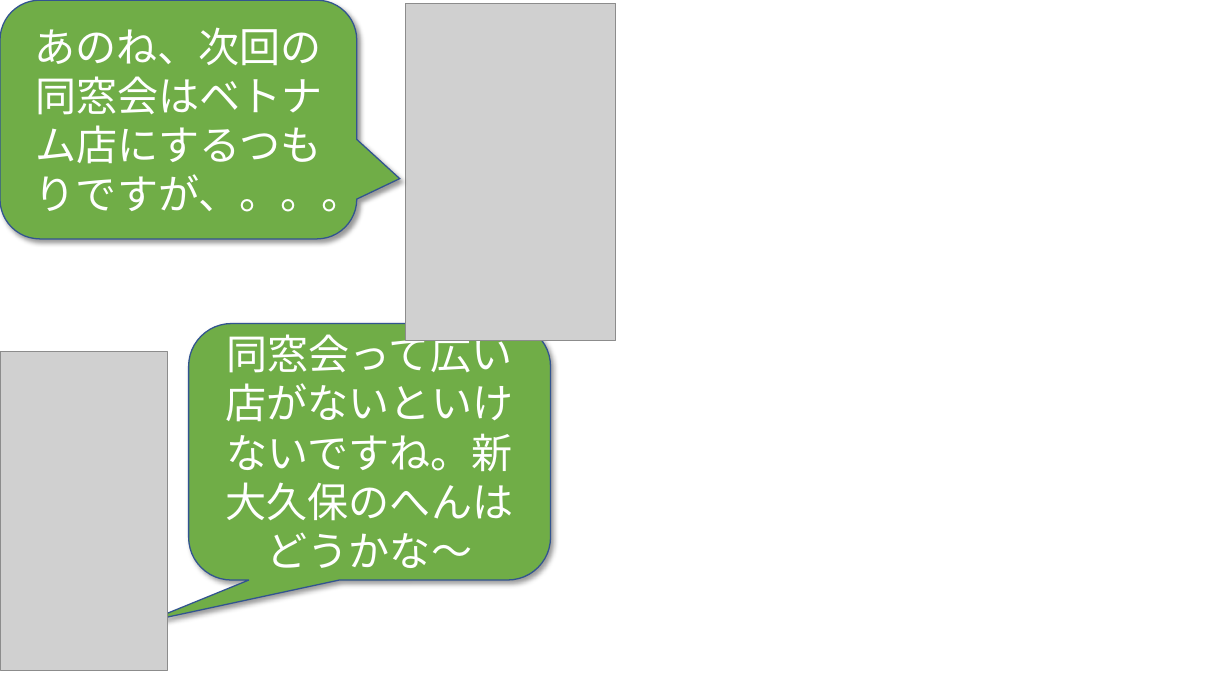
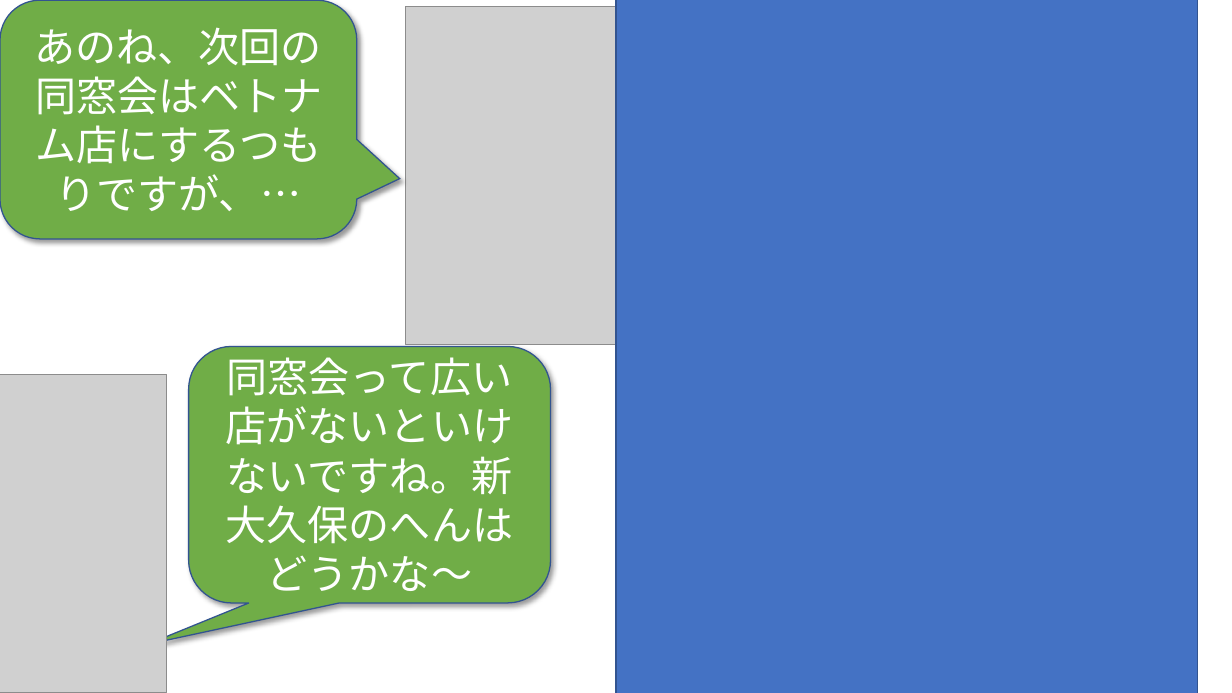
Before and after one commit to phuchung97/phuchung97.github.io, a slide deck: slide 8 of design/story.pptx. Drawn at 1232x693 pixels with LibreOffice and Linux fonts; fonts in the diff are those of the drawing; grey boxes stand for pictures; background and template pictures are left out. Boxes give left, top, right and bottom in pixels: in the first picture for what was removed or moved away, otherwise in the second. Text is boxed around its words. In the diff, an @@ line names an element or a change of style, - is before the commit and + after.

```diff
--- a/design/story.pptx
+++ b/design/story.pptx
@@ text in rounded speech box at bbox=[34, 27, 323, 211]: text changed @@
-あのね、次回の同窓会はベトナム店にするつもりですが、。。。
+あのね、次回の同窓会はベトナム店にするつもりですが、…
@@ rectangle added at bbox=[616, 0, 1198, 693], fill #4472C4, outline #325491 1 pt @@
@@ rounded speech box "同窓会って広い店がないといけないですね。新大久保のへんはどうかな～": place and size @@
-rounded speech box "同窓会って広い店がないといけないですね。新大久保のへんはどうかな～" at bbox=[189, 323, 551, 580]
+rounded speech box "同窓会って広い店がないといけないですね。新大久保のへんはどうかな～" at bbox=[189, 347, 551, 604]
@@ picture: place and size @@
-picture at bbox=[0, 352, 167, 671]
+picture at bbox=[0, 374, 167, 693]
```
Also in this commit, not shown: 19 other slides changed, 20 other files.
